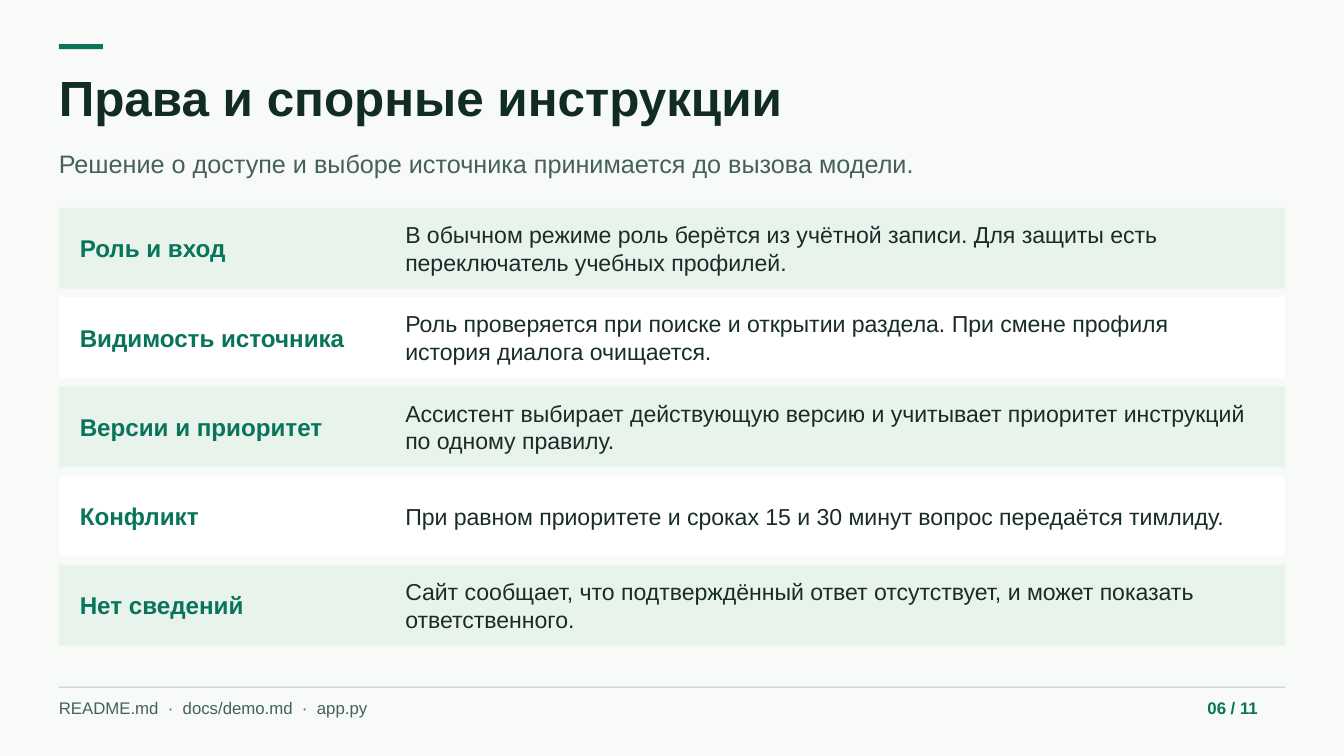
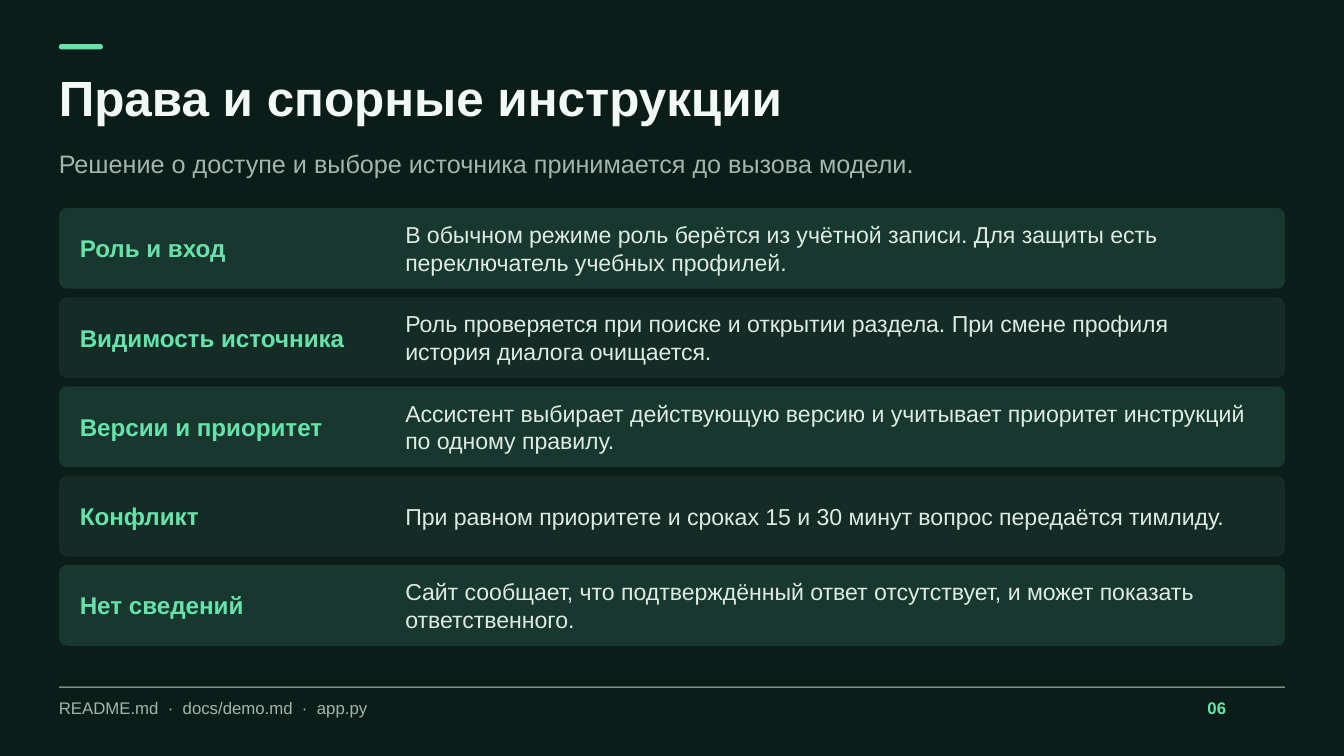
Before and after one commit to Flameek/sber-assistent, a slide deck: slide 6 of docs/Sber-Assistant.pptx. Drawn at 1344x756 pixels with LibreOffice and Linux fonts; fonts in the diff are those of the drawing. Boxes give left, top, right and bottom in pixels: in the first picture for what was removed or moved away, otherwise in the second. Text is boxed around its words. In the diff, an @@ line names an element or a change of style, - is before the commit and + after.

Commit message:
Redesign presentation with website screenshot and clickable demo links

```diff
--- a/docs/Sber-Assistant.pptx
+++ b/docs/Sber-Assistant.pptx
@@ background #F7FAF7 to #0B1D18 @@
@@ rounded rectangle at bbox=[58, 44, 103, 49]: rectangle to rounded rectangle; fill #08745A to #66E3AB @@
@@ text "Права и спорные инструкции" at bbox=[59, 82, 781, 126]: text colour #112B25 to #F2F8F6 @@
@@ text "Решение о доступе и выборе ..." at bbox=[59, 154, 913, 178]: text colour #45615A to #A0B7AF @@
@@ rounded rectangle at bbox=[58, 297, 1286, 378]: rectangle to rounded rectangle; fill #FFFFFF to #142C25 @@
@@ rounded rectangle at bbox=[58, 476, 1286, 557]: rectangle to rounded rectangle; fill #FFFFFF to #142C25 @@
@@ rectangle to rounded rectangle; fill #E8F3EB to #18382F in 3 elements at bbox=[58, 208, 1286, 288], bbox=[58, 386, 1286, 467], bbox=[58, 565, 1286, 645] @@
@@ text colour #08745A to #66E3AB in 5 elements at bbox=[80, 240, 226, 262], bbox=[80, 330, 344, 352], bbox=[80, 419, 322, 441], bbox=[80, 507, 199, 530], bbox=[80, 596, 243, 619] @@
@@ text colour #182D28 to #DDEAE6 in 5 elements at bbox=[405, 226, 1157, 276], bbox=[405, 315, 1168, 365], bbox=[405, 405, 1245, 454], bbox=[405, 509, 1224, 530], bbox=[405, 583, 1194, 628] @@
@@ rounded rectangle at bbox=[58, 687, 1286, 688]: rectangle to rounded rectangle @@
@@ text "README.md · docs/demo.md · app.py" at bbox=[59, 702, 367, 718]: text colour #45615A to #A0B7AF @@
@@ text at bbox=[1207, 702, 1226, 714]: text changed; text colour #08745A to #66E3AB @@
-06 / 11
+06
```
Also in this commit, not shown: 9 other slides changed, 4 slides added, 1 slide removed.
